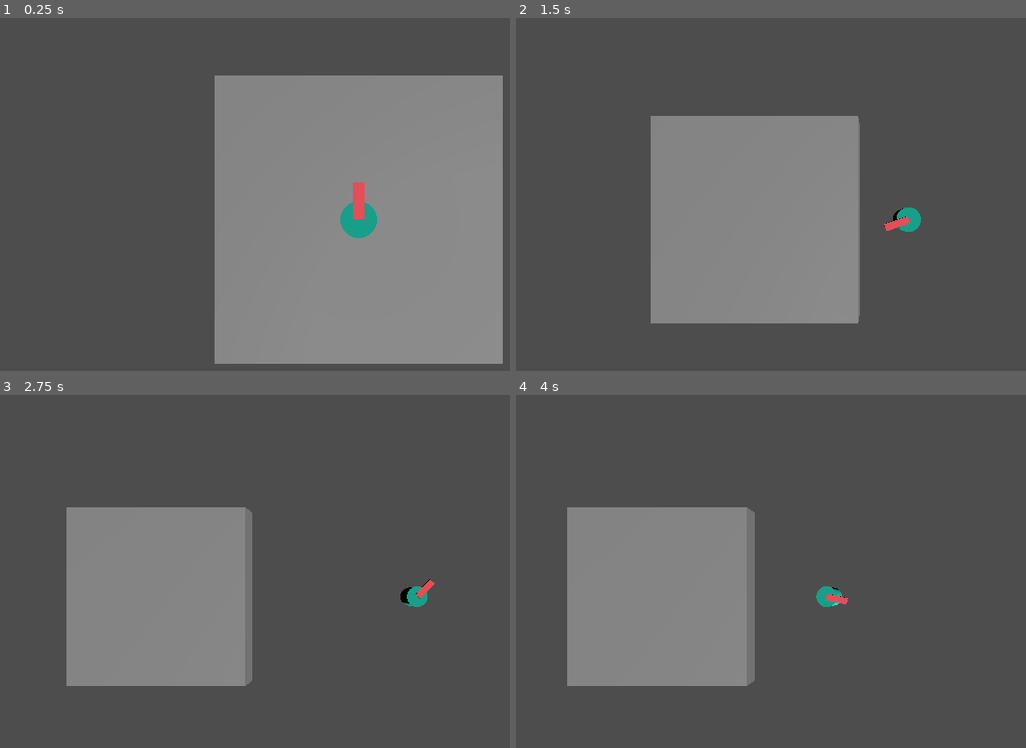
Above: before the commit, frames 1-4 (two rows, left to right).
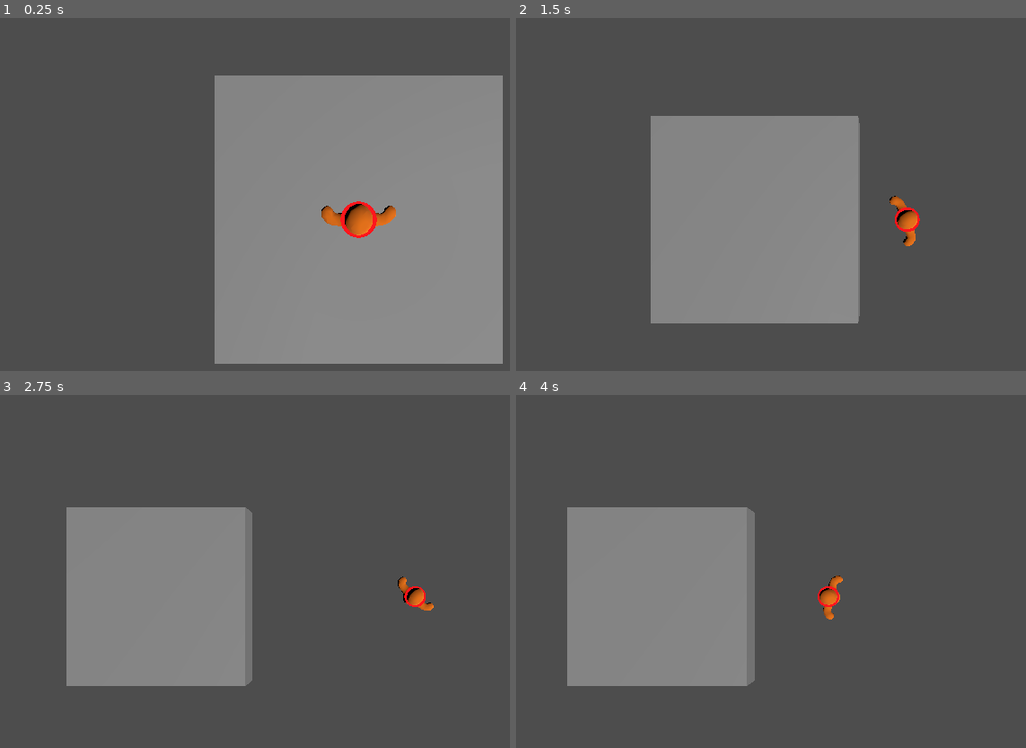
Above: after the commit, the same moments.

Repository: twaritwaikar/molotov-madness
Game: Godot game, scene res://testing/test_ground.tscn
The game is run twice, just before and just after one commit, with the same random seed, the same clock (stepped at 60 frames per second) and the same inputs. The project has no main scene, so this scene is started directly.
Inputs (mouse positions are in pixels of both pictures, inside the frame that each line leads up to):
- Up to frame 1 (0.25 s): no input
- Up to frame 2 (1.5 s): move the mouse to (outside the picture) at 0.52 s; hold D (move_right) 0.53-1.25 s; click (outside the picture) at 0.67 s; drag from (730, 240) to (837, 300) at 1.27 s
- Up to frame 3 (2.75 s): move the mouse to (428, 507) at 2.02 s; hold D (move_right) from 2.03 s (still down)
- Up to frame 4 (4 s): release D (move_right) at 2.75 s; drag from (837, 677) to (658, 536) at 2.77 s; move the mouse to (outside the picture) at 3.52 s; hold A (move_left) from 3.53 s (still down)

The runs differ from the first frame. In frame 1, 1.0% of the frame differs, in the area x 63-78%, y 46-63%; in frame 2, 0.5%; in frame 3, 0.4%; in frame 4, 0.4%.

Commit message:
add player mesh

Diff:
--- a/player/player.tscn
+++ b/player/player.tscn
@@ -1,20 +1,19 @@
-[gd_scene load_steps=7 format=3 uid="uid://y5tjhjgc0h4q"]
+[gd_scene load_steps=6 format=3 uid="uid://y5tjhjgc0h4q"]
 
 [ext_resource type="Script" path="res://player/player.gd" id="1_wi8va"]
+[ext_resource type="ArrayMesh" uid="uid://d1o5aovi2voik" path="res://assets/models/player.obj" id="2_4vhpj"]
 
 [sub_resource type="CylinderShape3D" id="CylinderShape3D_1i4ys"]
 
-[sub_resource type="StandardMaterial3D" id="StandardMaterial3D_qoo3k"]
-albedo_color = Color(4.71681e-06, 0.686701, 0.59158, 1)
+[sub_resource type="StandardMaterial3D" id="StandardMaterial3D_oman6"]
+albedo_color = Color(0.878431, 0.423529, 0, 1)
 
-[sub_resource type="CylinderMesh" id="CylinderMesh_xkfdj"]
-material = SubResource("StandardMaterial3D_qoo3k")
-
-[sub_resource type="StandardMaterial3D" id="StandardMaterial3D_tyuge"]
-albedo_color = Color(0.999989, 0.317151, 0.36972, 1)
-
-[sub_resource type="BoxMesh" id="BoxMesh_0iyv0"]
-material = SubResource("StandardMaterial3D_tyuge")
+[sub_resource type="StandardMaterial3D" id="StandardMaterial3D_yt1kb"]
+albedo_color = Color(0.886275, 0.0235294, 0.0980392, 1)
+metallic = 0.3
+metallic_specular = 0.53
+emission_enabled = true
+emission = Color(1, 0.0235294, 0, 1)
 
 [node name="Player" type="CharacterBody3D"]
 disable_mode = 2
@@ -25,9 +24,7 @@
 shape = SubResource("CylinderShape3D_1i4ys")
 
 [node name="MeshInstance3D" type="MeshInstance3D" parent="."]
-transform = Transform3D(1, 0, 0, 0, 1, 0, 0, 0, 1, 0, 1, 0)
-mesh = SubResource("CylinderMesh_xkfdj")
-
-[node name="Head" type="MeshInstance3D" parent="."]
-transform = Transform3D(-0.3, 0, -8.74228e-08, 0, 0.296165, 0, 2.62268e-08, 0, -1, 0, 2, -0.5)
-mesh = SubResource("BoxMesh_0iyv0")
+transform = Transform3D(-0.35, 0.000105969, -0.000559728, 0.000106538, 0.35, -0.000356285, 0.00055962, -0.000356455, -0.349999, 0, 1, 0)
+mesh = ExtResource("2_4vhpj")
+surface_material_override/0 = SubResource("StandardMaterial3D_oman6")
+surface_material_override/1 = SubResource("StandardMaterial3D_yt1kb")
Not shown, added: assets/models/player.obj
Not shown, added: assets/models/player.obj.import
